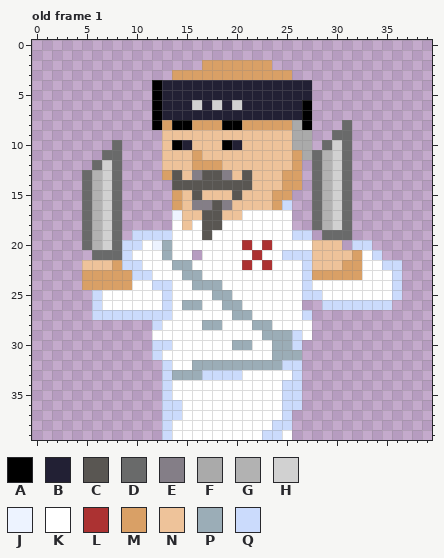
Pixel-art file: assets/images/chef2.ase. The picture above was drawn from the file before the commit.
40x40 pixels, 9 frames. Shown: old frame 1. The commit also changed other frames, which this record leaves out.
Palette (. is transparent): A #000000  B #222034  C #595652  D #696a6a  E #847e87  F #aaaaaa  G #b2b2b2  H #d1d1d1  J #edf3ff  K #ffffff  L #ac3232  M #d9a066  N #eec39a  P #9badb7  Q #cbdbfc
Pixels before, old frame 1, first column x 5:
 2 ............MMMMMMM.............
 3 .........MMMMMMMMMMMM...........
 4 .......ABBBBBBBBBBBBBBB.........
 5 .......ABBBBBBBBBBBBBBB.........
 6 .......ABBBHBHBHBBBBBBA.........
 7 .......ABBBBBBBBBBBBBBA.........
 8 .......AMAAMMMAAMMMMMFA...D.....
 9 ........NNNNNNNNNNNNNFF..DD.....
10 ...D....NABNNNABNNNNNFF.DHD.....
11 ..DD....NNNMNNNNNNNNNMFDGHD.....
12 .DHD....NNNMMMNNNNNNNM.DGHD.....
13 DGHD....MCNECCENCNNNMM.DGHD.....
14 DGHD.....CCCCCCCCNNNMM.DGHD.....
15 DGHD.....MNCNNNCNNNMM..DGHD.....
16 DGHD.....MNEECENNNNMQ..DGHD.....
17 DGHD.....JNNCCNNKKKKK..DGHD.....
18 DGHD.....KNKCCKKKKKKK..DGHD.....
19 DGHD.QQQQKKKCKKKKKKKKQQ.DDD.....
20 DGHDQQKJPKKKKKKKLKLKKKKNNN.QQ...
21 .DDDQKKKPKK.KKKKKLKKQQQNNNNMKQ..
22 NNNMQQKKKPPKKKKKLKLKKKQNNNMMKKQQ
23 MMMMMQQKKKPPKKKKKKKKKKQMMMMMKKKQ
24 MMMMMKKQQKKPPPKKKKKKKKQKKKKKKKKQ
25 .QKKKKKKQKKKKPPKKKKKKKQQKKKKKKKQ
26 .QKKKKKKQKPPKKPPKKKKKK..QQQQQQQ.
27 .QQQQQQQQKKKKKKPPKKKKKQ.........
28 .......QKKKKPPKKKPPKKKK.........
29 .......KKKKKKKKKKKPPPQK.........
30 .......QQKKKKKKPPKKPPQ..........
31 .......QKKKKKKKKKKKPPP..........
32 ........QKKPPPPPPPPPQQ..........
33 ........QPPPQQQQKKKKKQ..........
34 ........QKKKKKKKKKKKQQ..........
35 ........QKKKKKKKKKKKQQ..........
36 ........QQKKKKKKKKKKQQ..........
37 ........QQKKKKKKKKKKQ...........
38 ........QKKKKKKKKKKQQ...........
39 ........QKKKKKKKKKQQK...........
And afterwards:
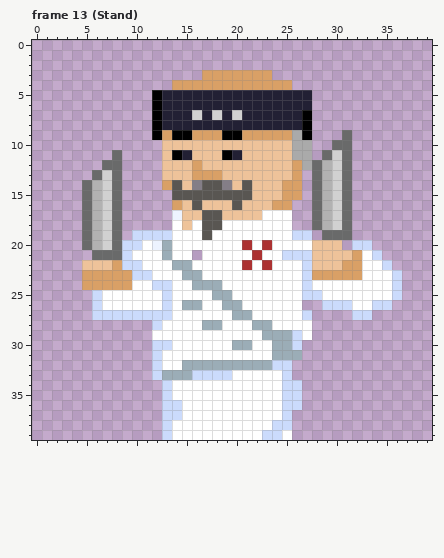
A new or re-ordered frame is compared with the old frame closest to it.
From old to new:
{"change": "frames 9 -> 17"}
{"where": "frame 13 (Stand) is new; against old frame 1"}
{"frame":13,"y":2,"x":17,"old":"MMMMMMM","new":"......."}
{"frame":13,"y":3,"x":14,"old":"MMM","new":"..."}
{"frame":13,"y":3,"x":24,"old":"MM","new":".."}
{"frame":13,"y":4,"x":12,"old":"ABBBBBBBBBBBBBBB","new":"..MMMMMMMMMMMM.."}
{"frame":13,"y":6,"x":16,"old":"H","new":"B"}
{"frame":13,"y":6,"x":18,"old":"H","new":"B"}
{"frame":13,"y":6,"x":20,"old":"H","new":"B"}
{"frame":13,"y":6,"x":27,"old":"A","new":"B"}
{"frame":13,"y":7,"x":16,"old":"B","new":"H"}
{"frame":13,"y":7,"x":18,"old":"B","new":"H"}
{"frame":13,"y":7,"x":20,"old":"B","new":"H"}
{"frame":13,"y":8,"x":13,"old":"MAAMMMAAMMMMMF","new":"BBBBBBBBBBBBBB"}
{"frame":13,"y":8,"x":31,"old":"D","new":"."}
{"frame":13,"y":9,"x":12,"old":".NNNNNNNNNNNNN","new":"AMAAMMMAAMMMMM"}
{"frame":13,"y":9,"x":27,"old":"F","new":"A"}
{"frame":13,"y":9,"x":30,"old":"D","new":"."}
{"frame":13,"y":10,"x":8,"old":"D","new":"."}
{"frame":13,"y":10,"x":14,"old":"AB","new":"NN"}
{"frame":13,"y":10,"x":19,"old":"AB","new":"NN"}
{"frame":13,"y":10,"x":29,"old":"DH","new":".D"}
{"frame":13,"y":11,"x":7,"old":"D","new":"."}
{"frame":13,"y":11,"x":14,"old":"NNM","new":"ABN"}
{"frame":13,"y":11,"x":19,"old":"NN","new":"AB"}
{"frame":13,"y":11,"x":26,"old":"M","new":"F"}
{"frame":13,"y":11,"x":28,"old":"DG","new":".D"}
{"frame":13,"y":12,"x":6,"old":"DH","new":".D"}
{"frame":13,"y":12,"x":17,"old":"MM","new":"NN"}
{"frame":13,"y":12,"x":27,"old":".","new":"F"}
{"frame":13,"y":13,"x":5,"old":"DG","new":".D"}
{"frame":13,"y":13,"x":13,"old":"MC","new":"NN"}
{"frame":13,"y":13,"x":16,"old":"ECCE","new":"MMMN"}
{"frame":13,"y":13,"x":21,"old":"C","new":"N"}
{"frame":13,"y":13,"x":25,"old":"M","new":"N"}
{"frame":13,"y":14,"x":13,"old":".","new":"M"}
{"frame":13,"y":14,"x":15,"old":"CC","new":"NE"}
{"frame":13,"y":14,"x":19,"old":"CC","new":"EN"}
{"frame":13,"y":15,"x":14,"old":"MN","new":"CC"}
{"frame":13,"y":15,"x":17,"old":"NNN","new":"CCC"}
{"frame":13,"y":15,"x":21,"old":"N","new":"C"}
{"frame":13,"y":15,"x":24,"old":"M","new":"N"}
{"frame":13,"y":15,"x":26,"old":".","new":"M"}
{"frame":13,"y":16,"x":16,"old":"EECEN","new":"CNNNC"}
{"frame":13,"y":16,"x":25,"old":"Q","new":"M"}
{"frame":13,"y":17,"x":21,"old":"KK","new":"NN"}
{"frame":13,"y":22,"x":36,"old":"Q","new":"."}
{"frame":13,"y":26,"x":32,"old":"QQ","new":"KK"}
{"frame":13,"y":27,"x":32,"old":"..","new":"QQ"}
{"frame":13,"y":32,"x":12,"old":".Q","new":"QK"}
{"frame":13,"y":32,"x":15,"old":"K","new":"P"}
{"frame":13,"y":32,"x":24,"old":"P","new":"Q"}
{"frame":13,"y":32,"x":26,"old":"Q","new":"."}
{"frame":13,"y":33,"x":12,"old":".Q","new":"QP"}
{"frame":13,"y":33,"x":16,"old":"P","new":"Q"}
{"frame":13,"y":33,"x":20,"old":"Q","new":"K"}
{"frame":13,"y":33,"x":25,"old":"KQ","new":"Q."}
